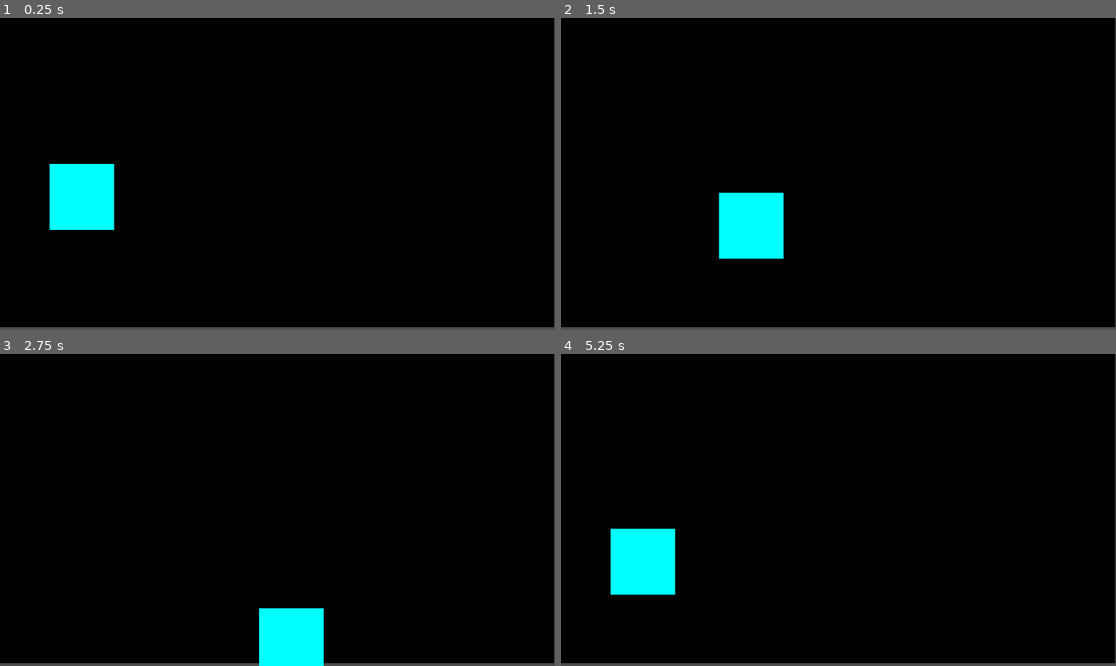
Above: before the commit, frames 1-4 (two rows, left to right).
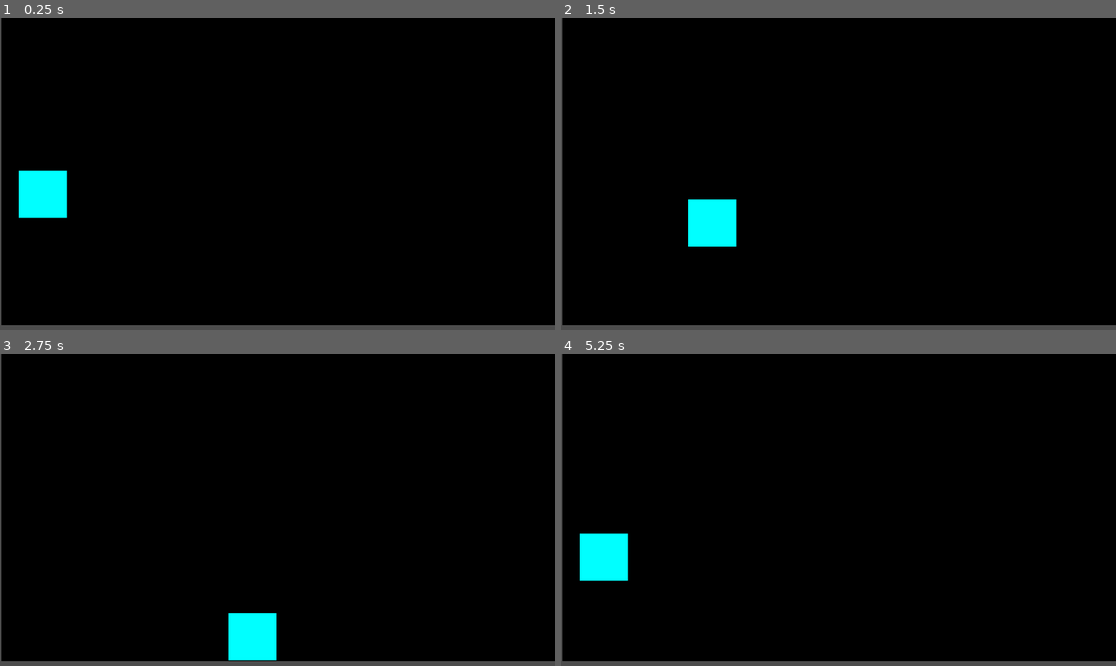
Above: after the commit, the same moments.

Repository: GitProjectAS/DOT-ESCAPE
Game: Godot game, scene res://Scenes/level.tscn
Same seed, same stepped clock (60 frames per second), same inputs: the game is played once before the commit and once after it.
Inputs:
- Up to frame 1 (0.25 s): no input
- Up to frame 2 (1.5 s): tap Enter at 0.5 s; hold Right (ui_right) 0.53-1.28 s; hold Down (ui_down) from 1.28 s (still down)
- Up to frame 3 (2.75 s): release Down (ui_down) at 2.03 s; hold Right (ui_right) from 2.03 s (still down)
- Up to frame 4 (5.25 s): release Right (ui_right) at 2.78 s; hold Up (ui_up) 2.78-3.53 s; hold Left (ui_left) 3.53-5.03 s; hold Down (ui_down) from 5.03 s (still down)

The runs differ from the first frame. In frame 1, 4.0% of the frame differs, in the area x 0-100%, y 0-100%; in frame 2, 4.1%; in frame 3, 3.6%; in frame 4, 4.1%.

Commit message:
Adding walls in level scene

Diff:
--- a/dot-escape---godot-/Scenes/PLAYER.tscn
+++ b/dot-escape---godot-/Scenes/PLAYER.tscn
@@ -3,17 +3,17 @@
 [ext_resource type="Script" uid="uid://cnw1ocb3hyvgl" path="res://scripts/player.gd" id="1_rpqav"]
 
 [sub_resource type="CircleShape2D" id="CircleShape2D_qbkls"]
-radius = 66.007576
+radius = 49.0
 
 [node name="CharacterBody2D" type="CharacterBody2D" unique_id=1593322135]
 script = ExtResource("1_rpqav")
 
+[node name="ColorRect" type="ColorRect" parent="." unique_id=515790110]
+offset_left = -50.0
+offset_top = -50.0
+offset_right = 50.0
+offset_bottom = 48.0
+color = Color(0, 1, 1, 1)
+
 [node name="CollisionShape2D" type="CollisionShape2D" parent="." unique_id=1879986971]
 shape = SubResource("CircleShape2D_qbkls")
-
-[node name="ColorRect" type="ColorRect" parent="." unique_id=515790110]
-offset_left = -67.0
-offset_top = -69.0
-offset_right = 67.0
-offset_bottom = 68.0
-color = Color(0, 1, 1, 1)
--- a/dot-escape---godot-/Scenes/level.tscn
+++ b/dot-escape---godot-/Scenes/level.tscn
@@ -2,12 +2,54 @@
 
 [ext_resource type="PackedScene" uid="uid://coypbcqkgc6je" path="res://Scenes/Player.tscn" id="1_tumq0"]
 
+[sub_resource type="RectangleShape2D" id="RectangleShape2D_tumq0"]
+size = Vector2(2, 645)
+
+[sub_resource type="RectangleShape2D" id="RectangleShape2D_k5f4k"]
+size = Vector2(1154.5, 0.5)
+
+[sub_resource type="RectangleShape2D" id="RectangleShape2D_6phgx"]
+size = Vector2(1161, 2)
+
+[sub_resource type="RectangleShape2D" id="RectangleShape2D_81xng"]
+size = Vector2(4, 650)
+
 [node name="Node2D" type="Node2D" unique_id=1831047537]
+position = Vector2(3, -2)
 
 [node name="ColorRect" type="ColorRect" parent="." unique_id=1907976343]
+offset_top = -2.0
 offset_right = 1150.0
-offset_bottom = 642.0
+offset_bottom = 640.0
 color = Color(0, 0, 0, 1)
 
 [node name="CharacterBody2D" parent="." unique_id=1593322135 instance=ExtResource("1_tumq0")]
-position = Vector2(170, 372)
+position = Vector2(86, 369)
+
+[node name="StaticBody2D" type="StaticBody2D" parent="." unique_id=1408476891]
+position = Vector2(-55, 37)
+
+[node name="CollisionShape2D" type="CollisionShape2D" parent="StaticBody2D" unique_id=636188286]
+position = Vector2(51, 283)
+shape = SubResource("RectangleShape2D_tumq0")
+
+[node name="StaticBody2D2" type="StaticBody2D" parent="." unique_id=467336729]
+position = Vector2(182, 57)
+
+[node name="CollisionShape2D" type="CollisionShape2D" parent="StaticBody2D2" unique_id=1983177052]
+position = Vector2(389.75, -59.75)
+shape = SubResource("RectangleShape2D_k5f4k")
+
+[node name="StaticBody2D3" type="StaticBody2D" parent="." unique_id=762023781]
+position = Vector2(-2, 649)
+
+[node name="CollisionShape2D" type="CollisionShape2D" parent="StaticBody2D3" unique_id=1069096666]
+position = Vector2(570.5, -9)
+shape = SubResource("RectangleShape2D_6phgx")
+
+[node name="StaticBody2D4" type="StaticBody2D" parent="." unique_id=751021028]
+position = Vector2(1155, 2)
+
+[node name="CollisionShape2D" type="CollisionShape2D" parent="StaticBody2D4" unique_id=353092808]
+position = Vector2(-2, 315)
+shape = SubResource("RectangleShape2D_81xng")
